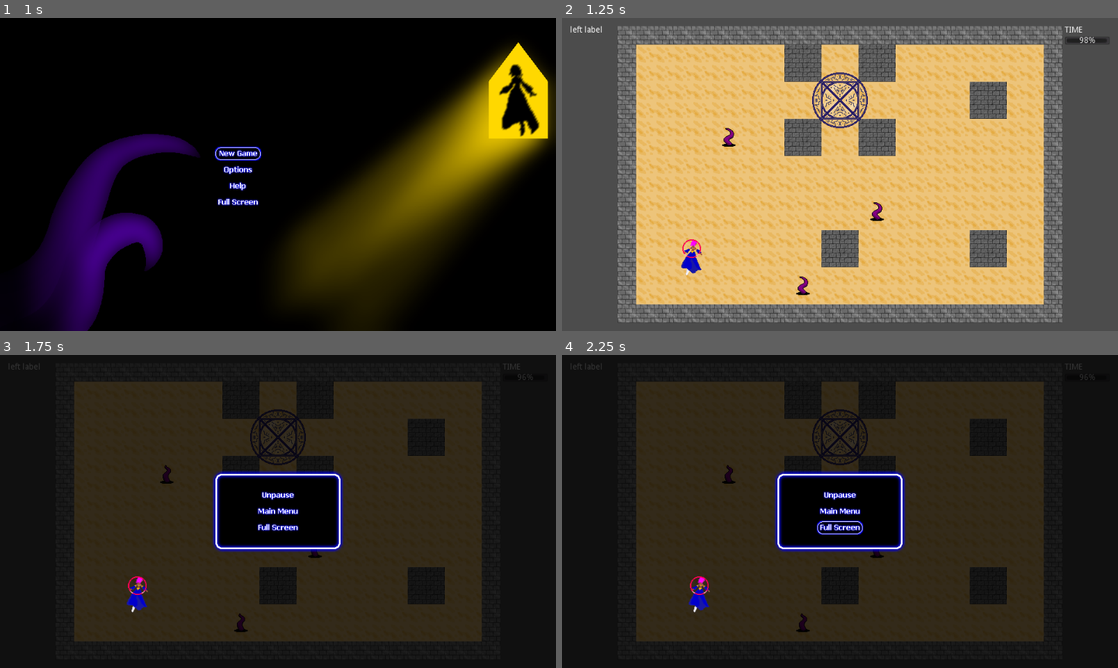
Above: before the commit, frames 1-4 (two rows, left to right).
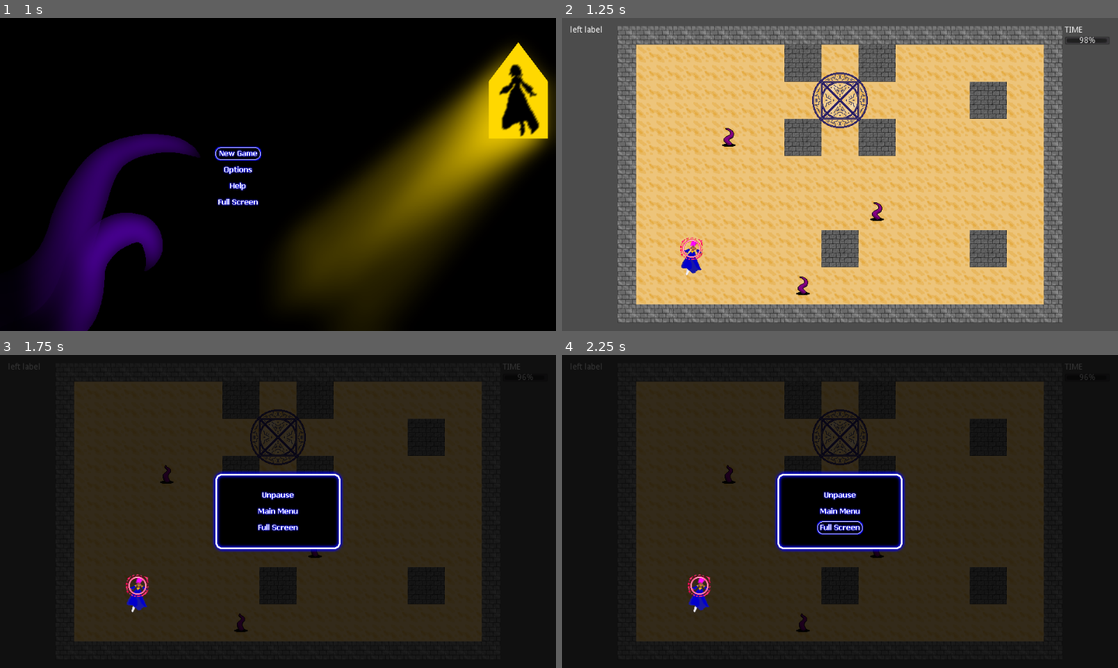
Above: after the commit, the same moments.

Repository: alpacanumerals/LD51
Game: Godot game, scene res://Title.tscn
The game is run twice, just before and just after one commit, with the same random seed, the same clock (stepped at 60 frames per second) and the same inputs.
Inputs (mouse positions are in pixels of both pictures, inside the frame that each line leads up to):
- Up to frame 1 (1 s): click (239, 152) at 0.5 s
- Up to frame 2 (1.25 s): no input
- Up to frame 3 (1.75 s): tap Enter at 1.25 s; move the mouse to (400, 495) at 1.27 s; hold Right (ui_right) from 1.28 s (still down); tap P at 1.35 s; click (400, 495) at 1.42 s
- Up to frame 4 (2.25 s): release Right (ui_right) at 2 s; click (840, 527) at 2 s

Frame 1 is identical in both runs. In frame 2, 0.1% of the frame differs, in the area x 21-26%, y 70-78%; in frame 3, 0.1%, in the area x 22-27%, y 70-78%; in frame 4, 0.1%.

Commit message:
hithalo upgrade

Diff:
--- a/player/Player.tscn
+++ b/player/Player.tscn
@@ -50,118 +50,79 @@
 [ext_resource path="res://sprites/witch_fl/witch_fl_03.png" type="Texture" id=48]
 [ext_resource path="res://sprites/witch_fr/witch_fr_12.png" type="Texture" id=49]
 [ext_resource path="res://sprites/symbols/halo.png" type="Texture" id=50]
+[ext_resource path="res://sprites/symbols/halo0.png" type="Texture" id=51]
 
-[sub_resource type="AtlasTexture" id=2]
+[sub_resource type="AtlasTexture" id=47]
+flags = 4
+atlas = ExtResource( 51 )
+region = Rect2( 0, 0, 40, 40 )
+
+[sub_resource type="AtlasTexture" id=48]
+flags = 4
+atlas = ExtResource( 51 )
+region = Rect2( 40, 0, 40, 40 )
+
+[sub_resource type="AtlasTexture" id=49]
+flags = 4
+atlas = ExtResource( 51 )
+region = Rect2( 80, 0, 40, 40 )
+
+[sub_resource type="AtlasTexture" id=50]
+flags = 4
+atlas = ExtResource( 51 )
+region = Rect2( 120, 0, 40, 40 )
+
+[sub_resource type="AtlasTexture" id=51]
+flags = 4
+atlas = ExtResource( 51 )
+region = Rect2( 160, 0, 40, 40 )
+
+[sub_resource type="AtlasTexture" id=52]
+flags = 4
+atlas = ExtResource( 51 )
+region = Rect2( 200, 0, 40, 40 )
+
+[sub_resource type="AtlasTexture" id=53]
 flags = 4
 atlas = ExtResource( 50 )
-region = Rect2( 0, 0, 32, 32 )
+region = Rect2( 0, 0, 40, 40 )
 
-[sub_resource type="AtlasTexture" id=3]
+[sub_resource type="AtlasTexture" id=54]
 flags = 4
 atlas = ExtResource( 50 )
-region = Rect2( 32, 0, 32, 32 )
+region = Rect2( 40, 0, 40, 40 )
 
-[sub_resource type="AtlasTexture" id=4]
+[sub_resource type="AtlasTexture" id=55]
 flags = 4
 atlas = ExtResource( 50 )
-region = Rect2( 64, 0, 32, 32 )
+region = Rect2( 80, 0, 40, 40 )
 
-[sub_resource type="AtlasTexture" id=5]
+[sub_resource type="AtlasTexture" id=56]
 flags = 4
 atlas = ExtResource( 50 )
-region = Rect2( 96, 0, 32, 32 )
+region = Rect2( 120, 0, 40, 40 )
 
-[sub_resource type="AtlasTexture" id=6]
+[sub_resource type="AtlasTexture" id=57]
 flags = 4
 atlas = ExtResource( 50 )
-region = Rect2( 128, 0, 32, 32 )
+region = Rect2( 160, 0, 40, 40 )
 
-[sub_resource type="AtlasTexture" id=7]
+[sub_resource type="AtlasTexture" id=58]
 flags = 4
 atlas = ExtResource( 50 )
-region = Rect2( 160, 0, 32, 32 )
+region = Rect2( 200, 0, 40, 40 )
 
-[sub_resource type="AtlasTexture" id=8]
-flags = 4
-atlas = ExtResource( 50 )
-region = Rect2( 0, 32, 32, 32 )
-
-[sub_resource type="AtlasTexture" id=9]
-flags = 4
-atlas = ExtResource( 50 )
-region = Rect2( 32, 32, 32, 32 )
-
-[sub_resource type="AtlasTexture" id=10]
-flags = 4
-atlas = ExtResource( 50 )
-region = Rect2( 64, 32, 32, 32 )
-
-[sub_resource type="AtlasTexture" id=11]
-flags = 4
-atlas = ExtResource( 50 )
-region = Rect2( 96, 32, 32, 32 )
-
-[sub_resource type="AtlasTexture" id=12]
-flags = 4
-atlas = ExtResource( 50 )
-region = Rect2( 128, 32, 32, 32 )
-
-[sub_resource type="AtlasTexture" id=13]
-flags = 4
-atlas = ExtResource( 50 )
-region = Rect2( 160, 32, 32, 32 )
-
-[sub_resource type="AtlasTexture" id=14]
-flags = 4
-atlas = ExtResource( 50 )
-region = Rect2( 0, 64, 32, 32 )
-
-[sub_resource type="AtlasTexture" id=15]
-flags = 4
-atlas = ExtResource( 50 )
-region = Rect2( 32, 64, 32, 32 )
-
-[sub_resource type="AtlasTexture" id=16]
-flags = 4
-atlas = ExtResource( 50 )
-region = Rect2( 64, 64, 32, 32 )
-
-[sub_resource type="AtlasTexture" id=17]
-flags = 4
-atlas = ExtResource( 50 )
-region = Rect2( 96, 64, 32, 32 )
-
-[sub_resource type="AtlasTexture" id=18]
-flags = 4
-atlas = ExtResource( 50 )
-region = Rect2( 128, 64, 32, 32 )
-
-[sub_resource type="AtlasTexture" id=19]
-flags = 4
-atlas = ExtResource( 50 )
-region = Rect2( 160, 64, 32, 32 )
-
-[sub_resource type="AtlasTexture" id=20]
-flags = 4
-atlas = ExtResource( 50 )
-region = Rect2( 0, 96, 32, 32 )
-
-[sub_resource type="AtlasTexture" id=21]
-flags = 4
-atlas = ExtResource( 50 )
-region = Rect2( 32, 96, 32, 32 )
-
-[sub_resource type="AtlasTexture" id=22]
-flags = 4
-atlas = ExtResource( 50 )
-region = Rect2( 64, 96, 32, 32 )
-
-[sub_resource type="SpriteFrames" id=38]
+[sub_resource type="SpriteFrames" id=46]
 animations = [ {
-"frames": [ SubResource( 2 ), SubResource( 3 ), SubResource( 4 ), SubResource( 5 ), SubResource( 6 ), SubResource( 7 ), SubResource( 8 ), SubResource( 9 ), SubResource( 10 ), SubResource( 11 ), SubResource( 12 ), SubResource( 13 ), SubResource( 14 ), SubResource( 15 ), SubResource( 16 ), SubResource( 17 ), SubResource( 18 ), SubResource( 19 ), SubResource( 20 ), SubResource( 21 ), SubResource( 22 ) ],
+"frames": [ SubResource( 47 ), SubResource( 48 ), SubResource( 49 ), SubResource( 50 ), SubResource( 51 ), SubResource( 52 ) ],
 "loop": true,
 "name": "default",
 "speed": 6.0
+}, {
+"frames": [ SubResource( 53 ), SubResource( 54 ), SubResource( 55 ), SubResource( 56 ), SubResource( 57 ), SubResource( 58 ) ],
+"loop": true,
+"name": "shielded",
+"speed": 5.0
 } ]
 
 [sub_resource type="CircleShape2D" id=39]
@@ -194,7 +155,8 @@
 script = ExtResource( 14 )
 
 [node name="HitHalo" type="AnimatedSprite" parent="."]
-frames = SubResource( 38 )
+frames = SubResource( 46 )
+animation = "shielded"
 
 [node name="CollisionShape2D" type="CollisionShape2D" parent="."]
 shape = SubResource( 39 )
--- a/player/playerbody.gd
+++ b/player/playerbody.gd
@@ -8,12 +8,13 @@
 signal shoot(bullet, direction, location)
 var Bullet = preload("res://bullet/Bullet.tscn")
 
-var rof = 16
+var rof = 8
 var rof_count = 0
 var acc = 0.1
 
 func _ready():
     $AnimatedSprite.play()
+    $HitHalo.animation = "default"
     $HitHalo.play()
 
 func process_movement_input():
Not shown: 1 places in player/Player.tscn that only renumber resources
Binary file changed: sprites/symbols/halo.png
Binary file added: sprites/symbols/halo0.png
Not shown, added: sprites/symbols/halo0.png.import
